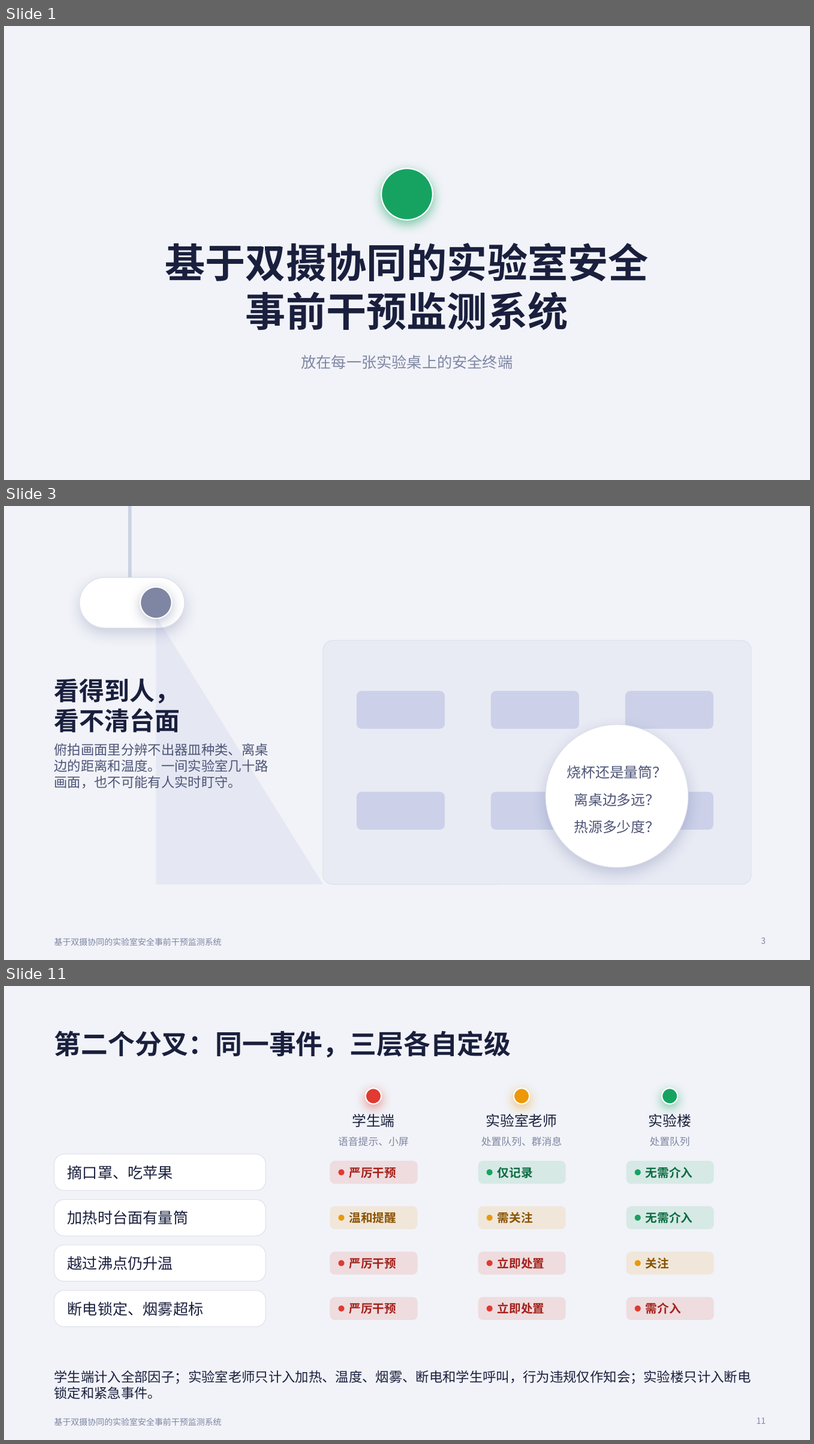
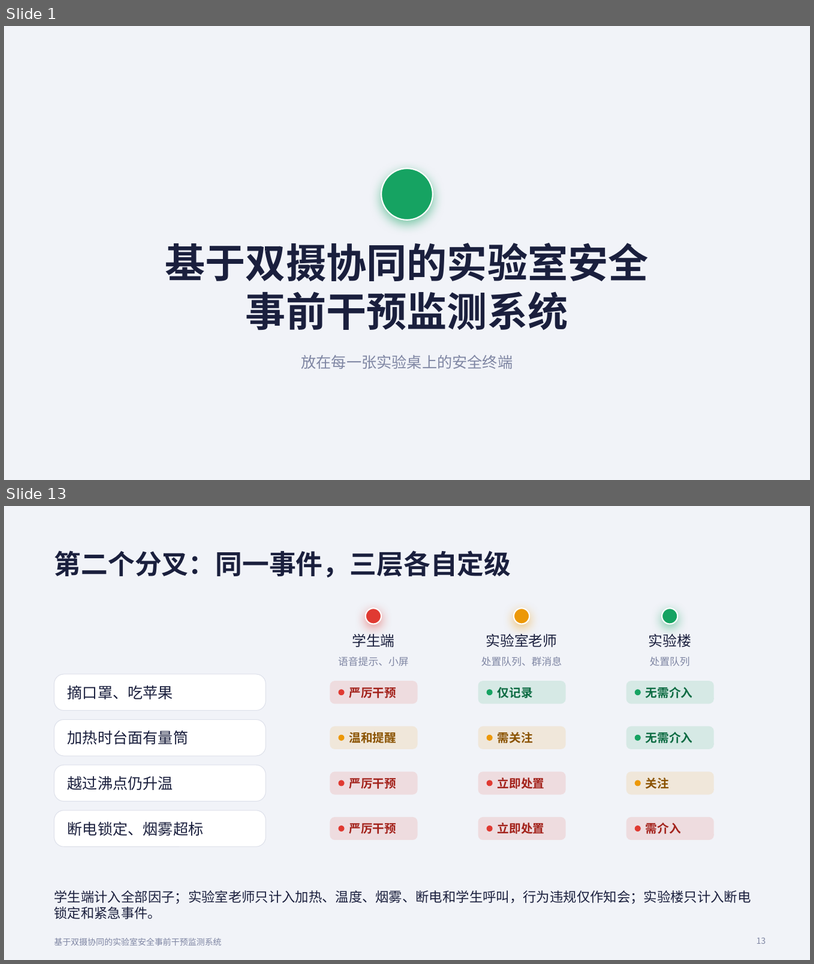
Before and after one commit to SSSSSmilewei/lab-safety-monitor, a slide deck: slides/实验室安全答辩.pptx. Shown one above the other, each under a label of ours: slides 1, 3 and 11 before the commit, slides 1 and 13 after it; the slides between them are not shown. The pictures are 814x1444 and 814x964 pixels, drawn with LibreOffice and Linux fonts; fonts in the diff are those of the drawing. Boxes give left, top, right and bottom in pixels: in the first picture for what was removed or moved away, otherwise in the second. Text is boxed around its words. In the diff, an @@ line names an element or a change of style, - is before the commit and + after.

```diff
--- a/slides/实验室安全答辩.pptx
+++ b/slides/实验室安全答辩.pptx
@@ slide 3 removed at [4, 506, 810, 960], background #F1F3F8; not listed: 1 template element that a slide beside it also shows @@
@@ rectangle removed at [129, 506, 132, 580] @@
@@ rounded rectangle removed at [80, 577, 185, 628] @@
@@ ellipse removed at [140, 587, 171, 619] @@
@@ right triangle removed at [156, 616, 323, 884] @@
@@ rounded rectangle removed at [323, 640, 752, 884] @@
@@ text removed at [54, 678, 180, 732] @@
-看得到人，
-看不清台面
@@ rounded rectangle removed at [357, 691, 445, 729] @@
@@ rounded rectangle removed at [492, 691, 580, 729] @@
@@ rounded rectangle removed at [626, 691, 714, 729] @@
@@ ellipse removed at [546, 724, 689, 867] @@
@@ text removed at [54, 743, 269, 788] @@
-俯拍画面里分辨不出器皿种类、离桌边的距离和温度。一间实验室几十路画面，也不可能有人实时盯守。
@@ text removed at [567, 765, 668, 833] @@
-烧杯还是量筒？
-离桌边多远？
-热源多少度？
@@ rounded rectangle removed at [357, 792, 445, 829] @@
@@ rounded rectangle removed at [492, 792, 580, 829] @@
@@ rounded rectangle removed at [626, 792, 714, 829] @@
@@ page number removed at [761, 937, 766, 943] @@
-3
@@ what was slide 11 is now slide 13 @@
@@ page number at [757, 937, 767, 943]: text changed @@
-11
+13
```
Also in this commit, not shown: 6 slides changed, 7 slides added, 4 other slides removed, 7 other files.
